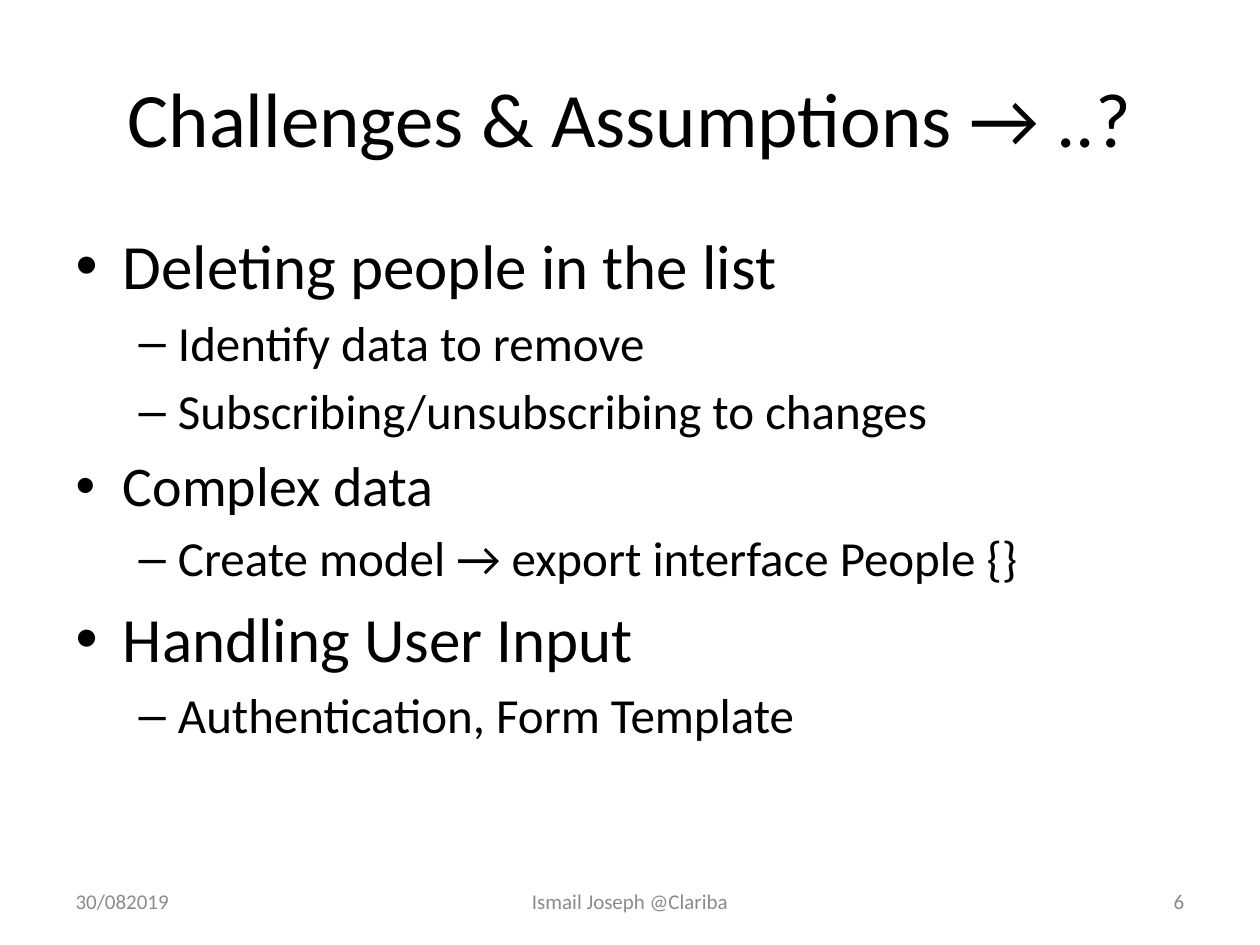
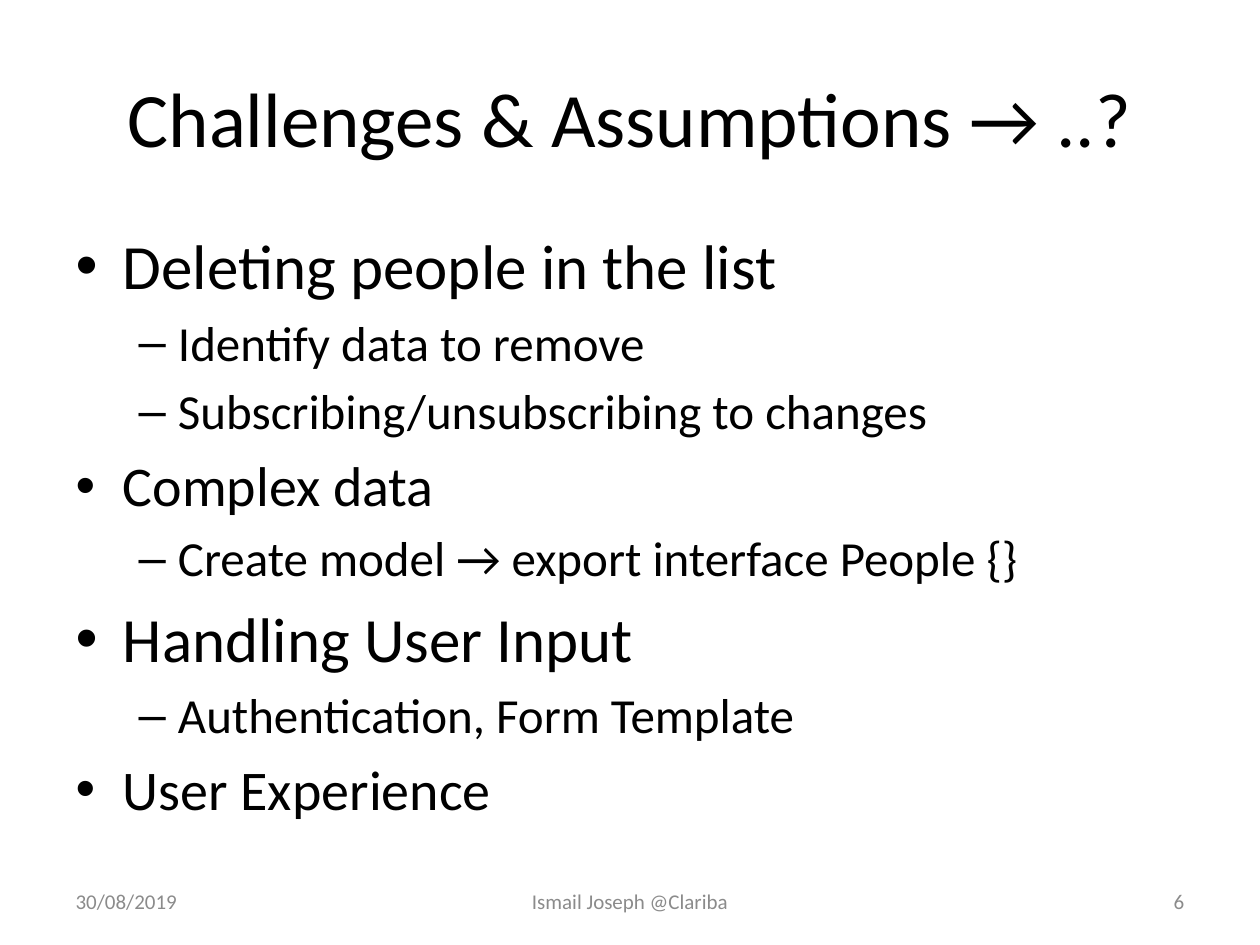
Before and after one commit to Fesouille/ionic-angular-course, a slide deck: slide 6 of Clariba_test_presentation.pptx. Drawn at 1260x945 pixels with LibreOffice and Linux fonts; fonts in the diff are those of the drawing. Boxes give left, top, right and bottom in pixels: in the first picture for what was removed or moved away, otherwise in the second. Text is boxed around its words. In the diff, an @@ line names an element or a change of style, - is before the commit and + after.

```diff
--- a/Clariba_test_presentation.pptx
+++ b/Clariba_test_presentation.pptx
@@ text at [123,771,491,819]: paragraph added @@
+• User Experience
@@ text at [76,894,177,910]: text changed @@
-30/082019
+30/08/2019
```
Also in this commit, not shown: 5 other slides changed, 1 slide added.
